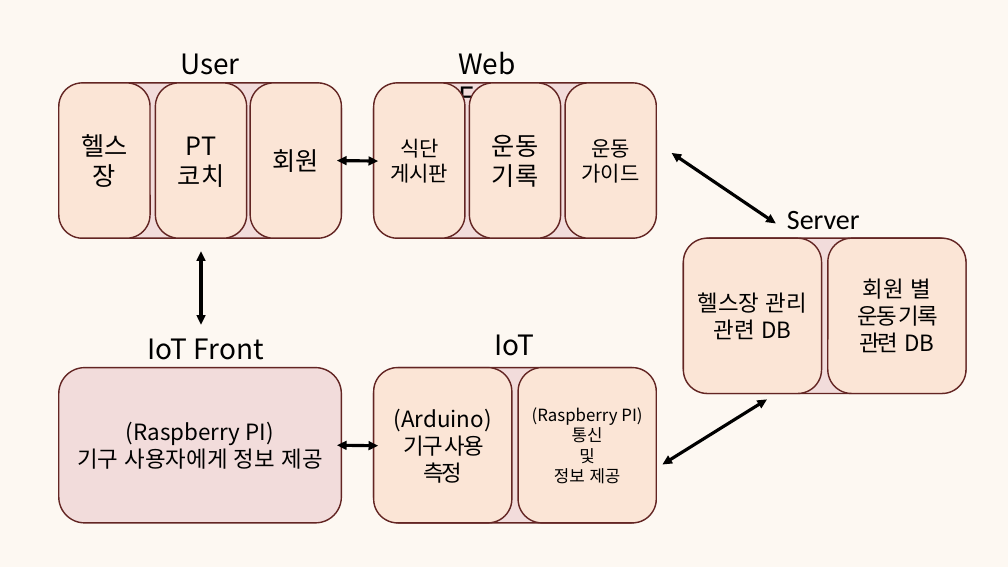
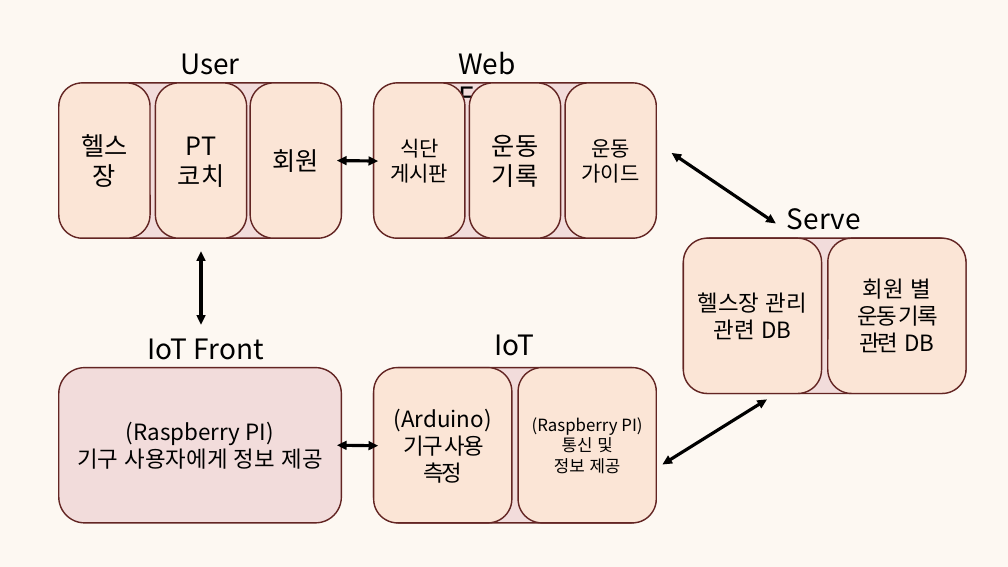
Before and after one commit to syureu/Hellog2, a slide deck: slide 11 of skeleton-project/0724발표_5!.pptx. Drawn at 1008x567 pixels with LibreOffice and Linux fonts; fonts in the diff are those of the drawing; background and template pictures are left out. Boxes give left, top, right and bottom in pixels: in the first picture for what was removed or moved away, otherwise in the second. Text is boxed around its words. In the diff, an @@ line names an element or a change of style, - is before the commit and + after.

Commit message:
ppt

```diff
--- a/skeleton-project/0724발표_5!.pptx
+++ b/skeleton-project/0724발표_5!.pptx
@@ text "Server" at (782, 199, 876, 238): font Calibri to Noto Sans CJK KR @@
@@ text in rounded rectangle at (562, 434, 612, 453): text changed @@
-통신
-및
+통신 및
```
Also in this commit, not shown: 1 slide added.
